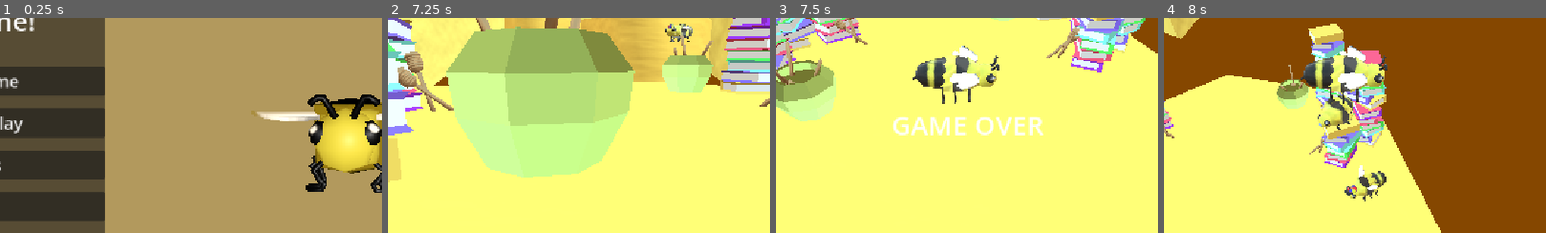
Above: before the commit, frames 1-4 (left to right).
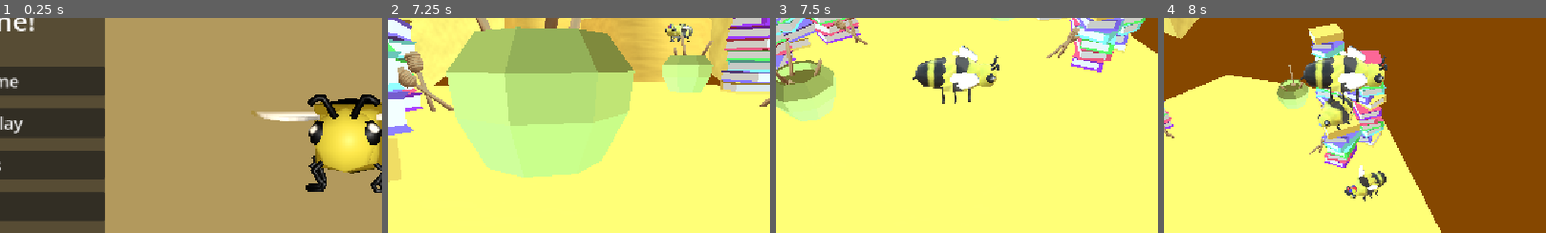
Above: after the commit, the same moments.

Repository: GunterJr/game-jam-feb
Game: Godot game, scene res://scenes/areas/main-menu.tscn
Two runs of this game, one before a commit and one after it. Both use one fixed random seed, a clock stepped at 60 frames per second and the inputs below. Sound files missing from this copy of the repository are replaced by a short silence.
Inputs (mouse positions are % of the whole screen's width and height, from its top left):
- Up to frame 1 (0.25 s): no input
- Up to frame 2 (7.25 s): click "Start Game" at 0.5 s; tap Enter at 1.25 s; move the mouse to (55, 50) at 1.27 s; hold W (forward) 1.28-6.5 s; tap Shift (dash) every 0.75 s from 1.35 to 5.85 s; click (55, 50) at 1.42 s; tap Space (jump) at 1.52, 2.27, 3.77, 4.52, 5.27 s; move the mouse to (45, 50) at 2.02 s; move the mouse to (52, 48) at 2.77 s; move the mouse to (49, 52) at 3.52 s; click (49, 52) at 3.67 s; tap R (reset) at 4.25, 5.75 s; move the mouse to (57, 51) at 4.27 s; move the mouse to (42, 49) at 5.02 s; move the mouse to (51, 50) at 5.77 s; click (51, 50) at 5.92 s; click "Start Game" at 6.5 s
- Up to frame 3 (7.5 s): tap R (reset) at 7.25 s; move the mouse to (46, 48) at 7.27 s; hold D (right) from 7.28 s (still down); tap Shift (dash) at 7.35 s
- Up to frame 4 (8 s): keep holding D (right); tap Space (jump) at 7.52 s
The pictures show only the part of the screen within x 25-75%, y 25-75%; the shares and areas given below are measured in that part.

Frames 1-2 are identical in both runs. In frame 3, 1.7% of the frame differs, in the area x 30-70%, y 45-55%; in frame 4, nothing differs.

Commit message:
fixed game over... again...

Diff:
--- a/scripts/gui.gd
+++ b/scripts/gui.gd
@@ -71,7 +71,7 @@
 		letter_status.add_theme_color_override("font_color", Color(1.0, 0.0, 0.0, 1.0))
 
 func flash_game_over():
-	for i : int in 5:
+	for i : int in 3:
 		await get_tree().create_timer(0.5).timeout
 		game_over.visible = true
 		await get_tree().create_timer(0.5).timeout
Not shown, changed: export_presets.cfg
